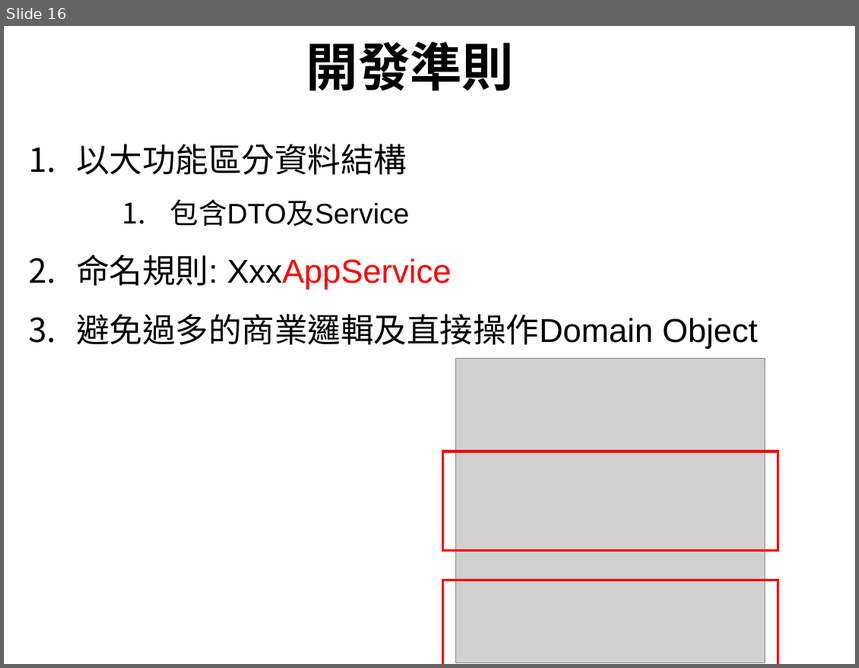
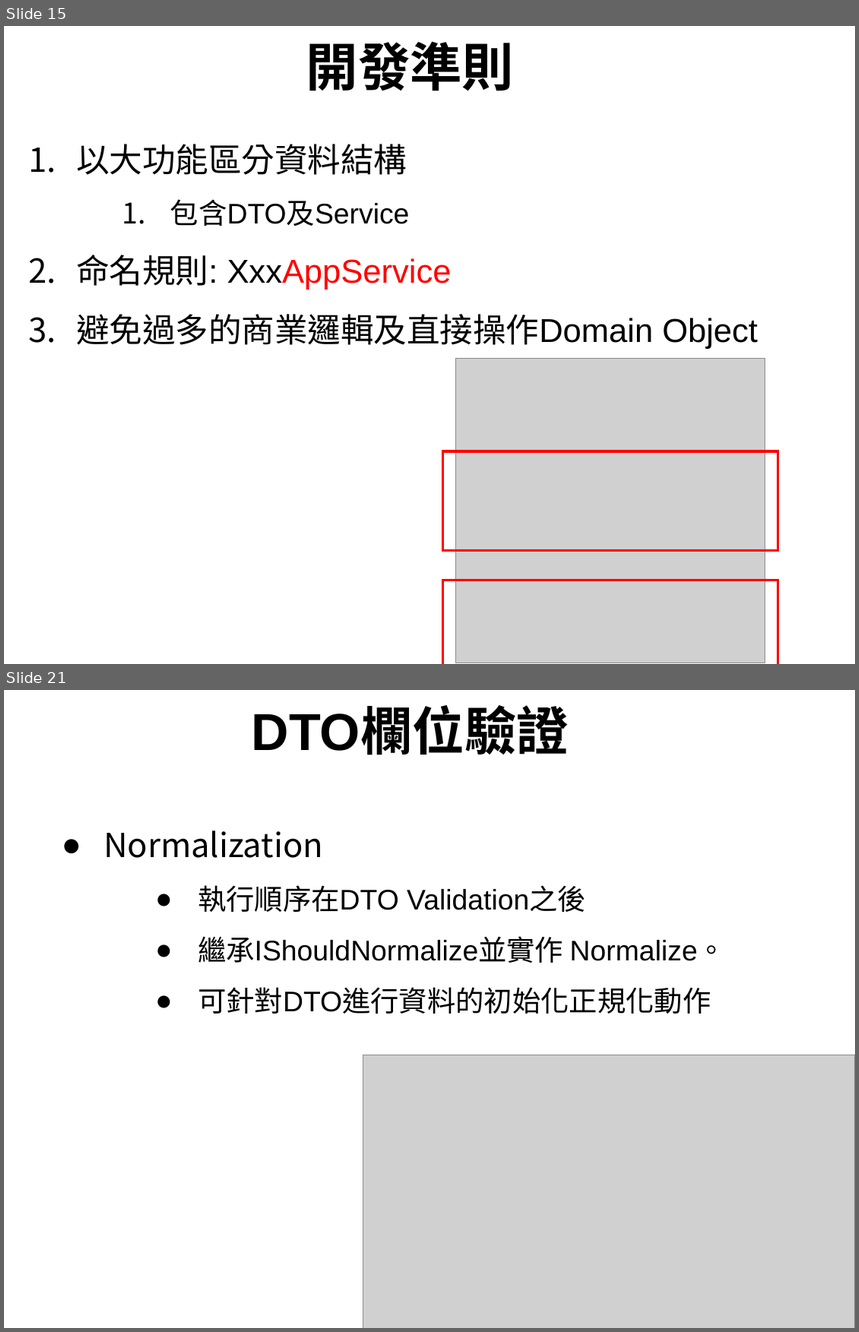
Before and after one commit to Sean2416/MarkDown, a slide deck: ABP.ppt. Shown one above the other, each under a label of ours: slide 16 before the commit, slides 15 and 21 after it; the slides between them are not shown. The pictures are 859x668 and 859x1332 pixels, drawn with LibreOffice and Linux fonts; fonts in the diff are those of the drawing; grey boxes stand for pictures; background and template pictures are left out. Boxes give left, top, right and bottom in pixels: in the first picture for what was removed or moved away, otherwise in the second. Text is boxed around its words. In the diff, an @@ line names an element or a change of style, - is before the commit and + after.

```diff
--- a/ABP.ppt
+++ b/ABP.ppt
@@ slide 21 added at (4,690,855,1328), background picture (left out) @@
@@ text added at (252,709,569,755), 44 pt, text #000000, bold @@
+DTO欄位驗證
@@ text added at (104,831,726,1014), 24 pt, text #000000 @@
+  ● Normalization
+    ● 執行順序在DTO Validation之後
+    ● 繼承IShouldNormalize並實作 Normalize。
+    ● 可針對DTO進行資料的初始化正規化動作
@@ picture added at (363,1055,855,1328) @@
@@ what was slide 16 is now slide 15 @@
```
Also in this commit, not shown: 21 other slides changed, 21 other slides added, 2 slides removed, 2 other files.
